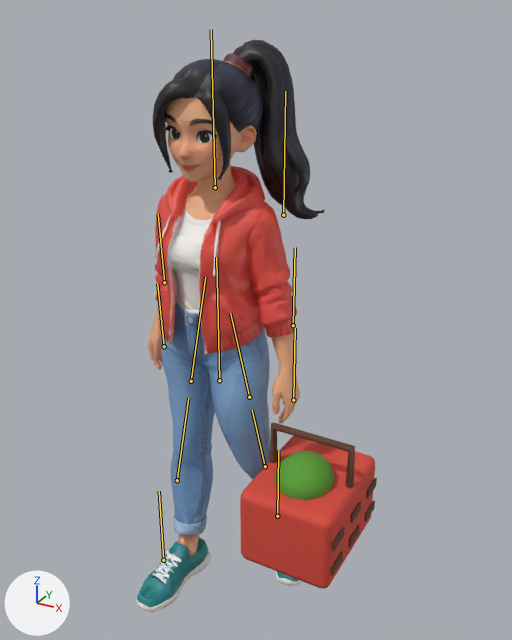
Renders of the FBX model unity/CheckoutSimulator/Assets/Art/Characters/Meshy/Customer_06.fbx from each side of a commit.
Both versions are drawn from a 50 mm lens placed at (1.46, -2.32, 2.46), pointed at (0.18, 0.01, 1.3). Lighting does not change. The marker at lower left points along +X, +Y and +Z. The first picture is the older version. Both versions are drawn at frame 7 of the action 'Customer_01_Rig|Customer_01_Rig|WalkingWithBasket'; the numbers are the values there. The bones that change, and the others that lie on the model, are drawn over the model as lines.

In view in the first picture: 'Customer_06_Body', 'Customer_06_Prop'.
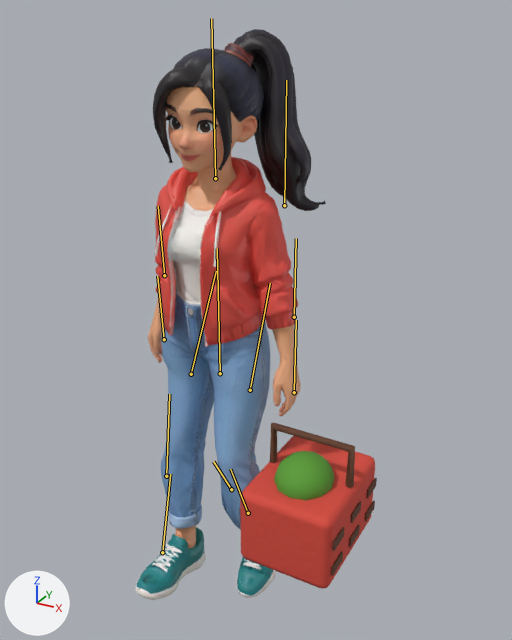
Changed parts and their boxes [x1, y1, x2, y2] in the pictures (512 x 640 px):
'Customer_06_Body', posed: before [136, 40, 324, 612]; after [135, 29, 326, 600]
bone 'Torso', root to tip: before (219, 380) to (216, 257); after (220, 373) to (217, 248)
bone 'Thigh_L', root to tip: before (191, 381) to (205, 277); after (191, 374) to (216, 271)
bone 'Shin_L', root to tip: before (177, 480) to (188, 398); after (166, 476) to (169, 394)
bone 'Foot_L', root to tip: before (163, 560) to (159, 491); after (162, 552) to (170, 474)
bone 'Thigh_R', root to tip: before (249, 397) to (230, 313); after (250, 390) to (270, 283)
bone 'Shin_R', root to tip: before (265, 466) to (252, 410); after (231, 489) to (213, 461)
bone 'Foot_R', root to tip: before (277, 516) to (278, 451); after (248, 513) to (230, 469)

What changed in the scene script:
```text
Change bone_torso:
    where bone_torso = bpy.data.objects['Customer_01_Rig'].pose.bones['Torso']
    bone_torso.location: (0.0, -0.042, 0.0) -> (0.003, -0.006, 0.0)
Change bone_thigh_l:
    where bone_thigh_l = bpy.data.objects['Customer_01_Rig'].pose.bones['Thigh_L']  # child of 'Torso'
    bone_thigh_l.rotation_quaternion: (0.988, -0.156, 0.0, 0.0) -> (0.974, -0.225, 0.002, -0.014)  # degrees (-18, 0, 0) -> degrees (-26, 0, -2)
Change bone_shin_l:
    where bone_shin_l = bpy.data.objects['Customer_01_Rig'].pose.bones['Shin_L']  # child of 'Thigh_L'
    bone_shin_l.rotation_quaternion: (1.0, 0.0, 0.0, 0.0) -> (0.99, 0.141, -0.002, 0.026)  # degrees (0, 0, 0) -> degrees (16, -1, 3)
Change bone_foot_l:
    where bone_foot_l = bpy.data.objects['Customer_01_Rig'].pose.bones['Foot_L']  # child of 'Shin_L'
    bone_foot_l.rotation_quaternion: (0.988, 0.156, 0.0, 0.0) -> (0.998, -0.037, 0.048, -0.014)  # degrees (18, 0, 0) -> degrees (-4, 5, -2)
Change bone_thigh_r:
    where bone_thigh_r = bpy.data.objects['Customer_01_Rig'].pose.bones['Thigh_R']  # child of 'Torso'
    bone_thigh_r.rotation_quaternion: (0.988, 0.156, 0.0, 0.0) -> (0.992, -0.121, -0.025, -0.032)  # degrees (18, 0, 0) -> degrees (-14, -3, -3)
Change bone_shin_r:
    where bone_shin_r = bpy.data.objects['Customer_01_Rig'].pose.bones['Shin_R']  # child of 'Thigh_R'
    bone_shin_r.rotation_quaternion: (1.0, 0.0, 0.0, 0.0) -> (0.904, 0.42, 0.005, -0.075)  # degrees (0, 0, 0) -> degrees (50, 4, -8)
Change bone_foot_r:
    where bone_foot_r = bpy.data.objects['Customer_01_Rig'].pose.bones['Foot_R']  # child of 'Shin_R'
    bone_foot_r.rotation_quaternion: (0.988, -0.156, 0.0, 0.0) -> (0.99, -0.098, -0.047, 0.094)  # degrees (-18, 0, 0) -> degrees (-12, -4, 11)
```
